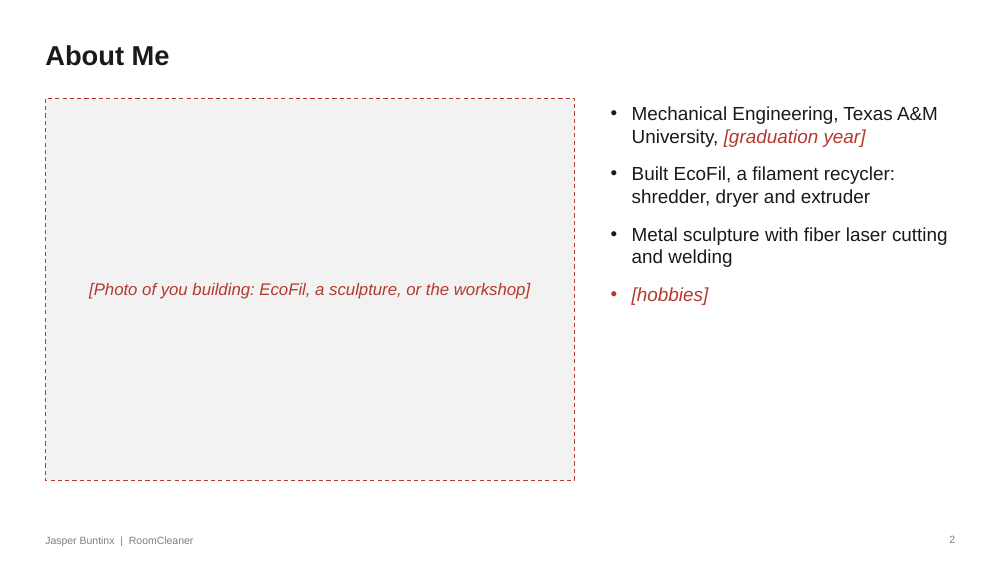
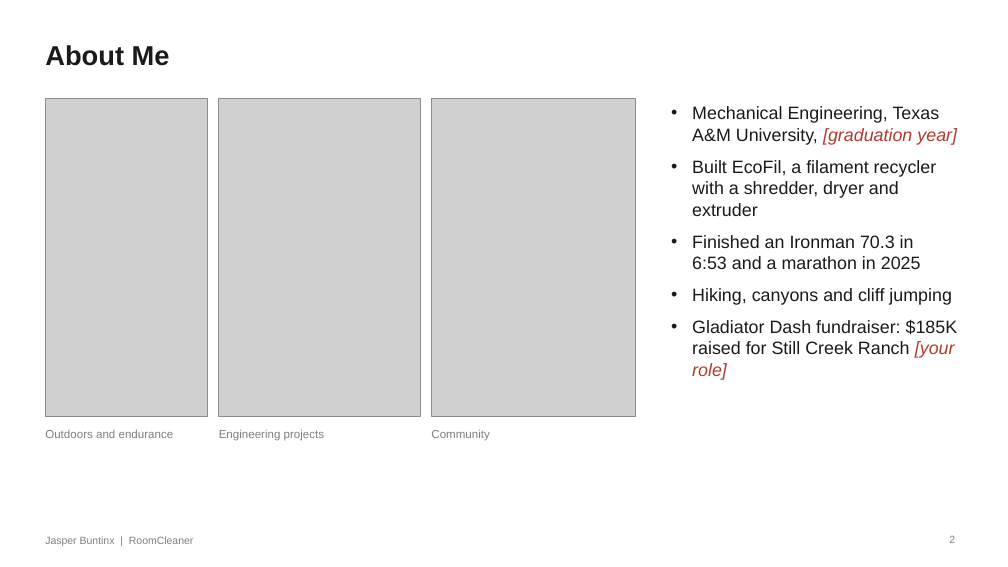
Before and after one commit to Jaspario1199/RoomCleaner, a slide deck: slide 2 of docs/presentation/deck_v7/RoomCleaner_Buntinx_Oct27_v7.pptx. Drawn at 1008x567 pixels with LibreOffice and Linux fonts; fonts in the diff are those of the drawing; grey boxes stand for pictures. Boxes give left, top, right and bottom in pixels: in the first picture for what was removed or moved away, otherwise in the second. Text is boxed around its words. In the diff, an @@ line names an element or a change of style, - is before the commit and + after.

```diff
--- a/docs/presentation/deck_v7/RoomCleaner_Buntinx_Oct27_v7.pptx
+++ b/docs/presentation/deck_v7/RoomCleaner_Buntinx_Oct27_v7.pptx
@@ rectangle removed at [45,98,575,480] @@
@@ picture added at [45,98,207,417] @@
@@ picture added at [219,98,420,417] @@
@@ picture added at [432,98,635,417] @@
@@ text "Mechanical Engineering, Texas A&M University, ...": place and size @@
-text "Mechanical Engineering, Texas A&M University, ..." at [632,106,948,305]
+text "Mechanical Engineering, Texas A&M University, ..." at [692,106,958,380]
@@ text at [692,106,957,145]: size 18 to 17 pt in "Mechanical Engineering, Texas A&M University, [graduation ye ..."; less space between paragraphs @@
@@ text at [692,160,958,380]: text changed; size 18 to 17 pt @@
-• Built EcoFil, a filament recycler: shredder, dryer and extruder
-• Metal sculpture with fiber laser cutting and welding
-• [hobbies]
+• Built EcoFil, a filament recycler with a shredder, dryer and extruder
+• Finished an Ironman 70.3 in 6:53 and a marathon in 2025
+• Hiking, canyons and cliff jumping
+• Gladiator Dash fundraiser: $185K raised for Still Creek Ranch [your role]
@@ text removed at [89,283,530,299] @@
-[Photo of you building: EcoFil, a sculpture, or the workshop]
@@ text added at [45,429,174,438], 11 pt, text #7F7F7F @@
+Outdoors and endurance
@@ text added at [219,429,324,441], 11 pt, text #7F7F7F @@
+Engineering projects
@@ text added at [431,429,489,440], 11 pt, text #7F7F7F @@
+Community
```
Also in this commit, not shown: 9 other files.
